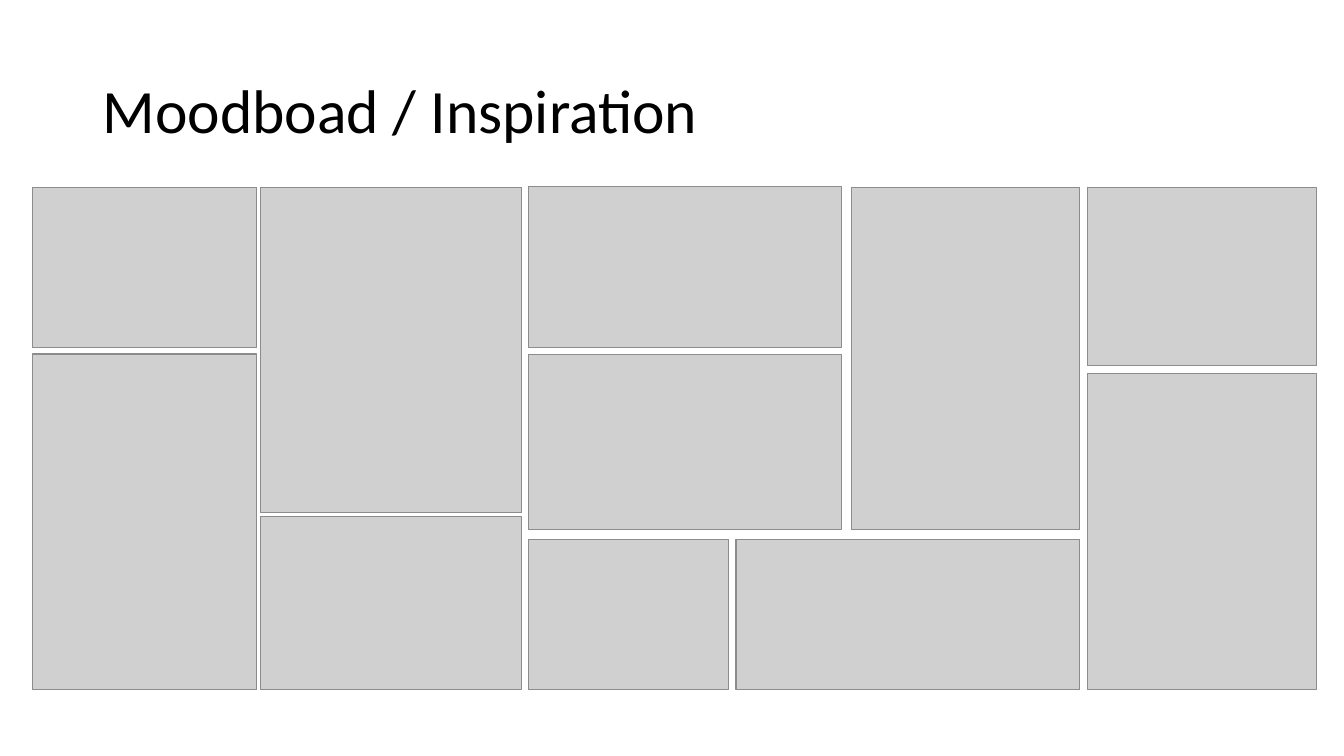
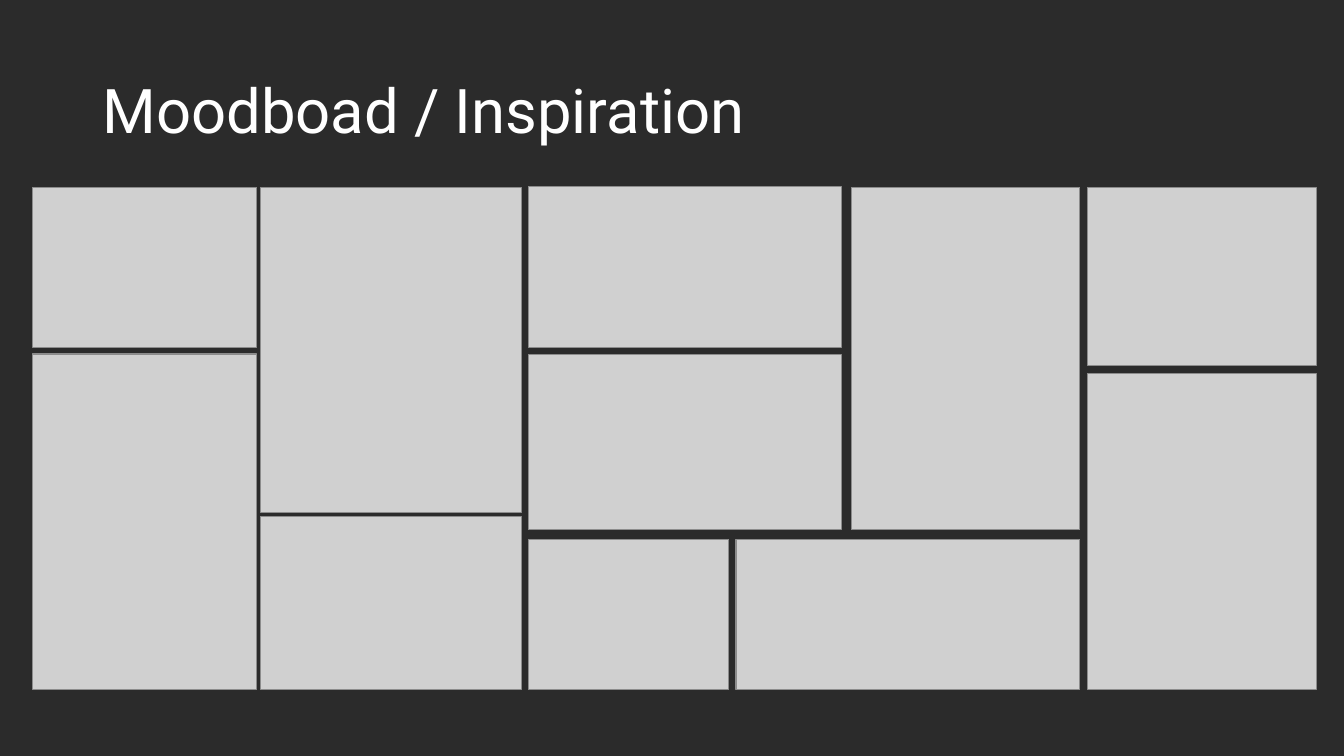
Before and after one commit to symbol24/Project-G-W, a slide deck: slide 9 of Project Game & Watch.pptx (slide 8 before the commit). Drawn at 1344x756 pixels with LibreOffice and Linux fonts; fonts in the diff are those of the drawing; grey boxes stand for pictures; background and template pictures are left out; a plain dark background stands for a picture behind light text. Boxes give left, top, right and bottom in pixels: in the first picture for what was removed or moved away, otherwise in the second. Text is boxed around its words. In the diff, an @@ line names an element or a change of style, - is before the commit and + after.

```diff
--- a/Project Game & Watch.pptx
+++ b/Project Game & Watch.pptx
@@ background #FFFFFF to picture (left out) @@
@@ title "Moodboad / Inspiration" at (x1=102, y1=87, x2=744, y2=146): font Calibri to Roboto, text colour #000000 to #FFFFFF @@
```
Also in this commit, not shown: 7 other slides changed, 1 slide added, 5 other files.
